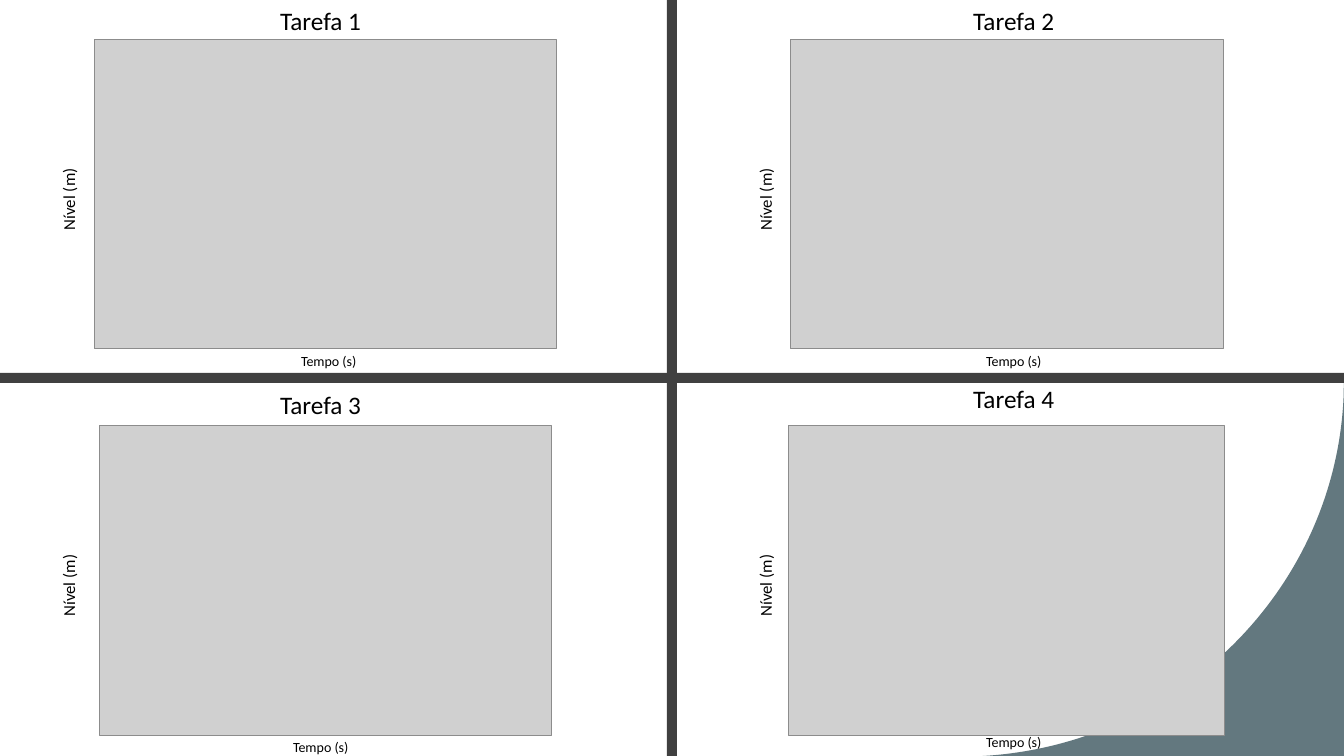
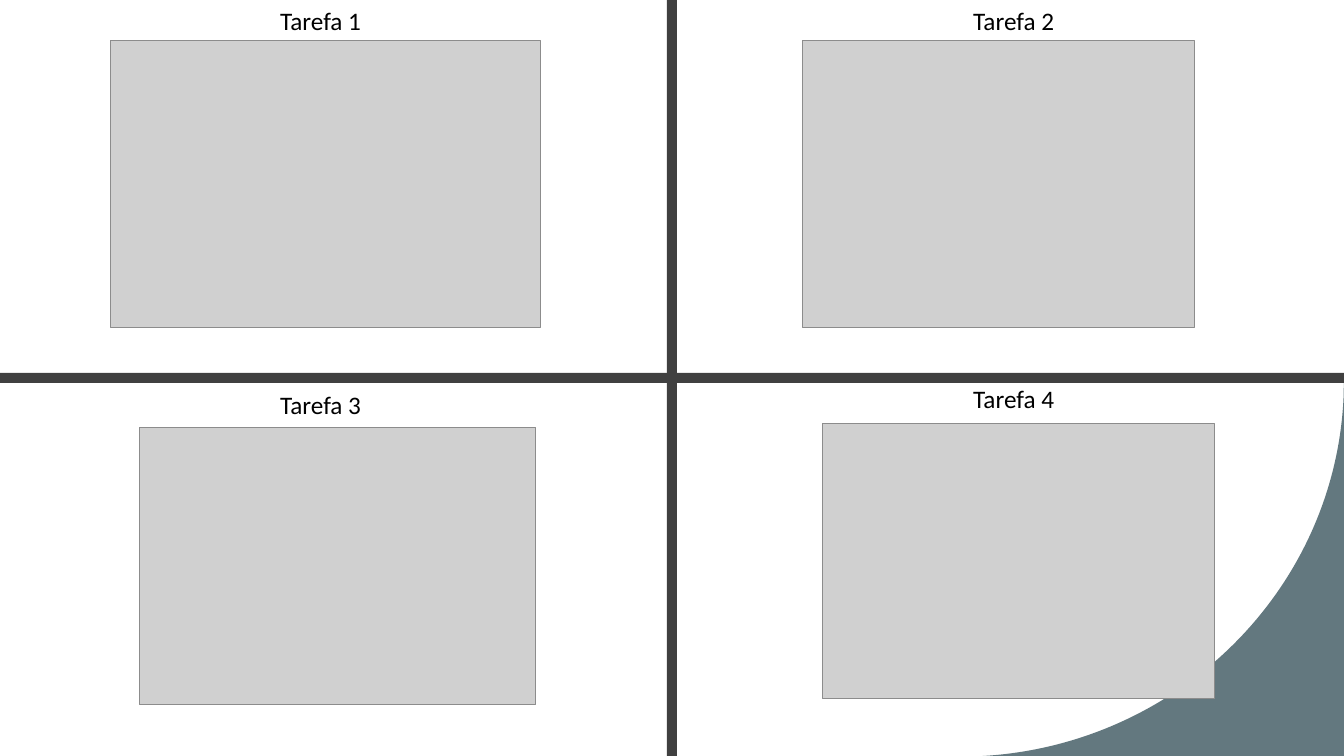
Before and after one commit to acorreia00/Matlab_CS, a slide deck: slide 5 of TP4/TP4 – Simulacao de Sistemas.pptx (slide 4 before the commit). Drawn at 1344x756 pixels with LibreOffice and Linux fonts; fonts in the diff are those of the drawing; grey boxes stand for pictures. Boxes give left, top, right and bottom in pixels: in the first picture for what was removed or moved away, otherwise in the second. Text is boxed around its words. In the diff, an @@ line names an element or a change of style, - is before the commit and + after.

```diff
--- a/TP4/TP4 – Simulacao de Sistemas.pptx
+++ b/TP4/TP4 – Simulacao de Sistemas.pptx
@@ picture resized from (x1=95, y1=39, x2=557, y2=349) to (x1=110, y1=40, x2=540, y2=327) @@
@@ picture resized from (x1=790, y1=39, x2=1223, y2=349) to (x1=803, y1=40, x2=1195, y2=327) @@
@@ text removed at (x1=59, y1=170, x2=79, y2=229) @@
-Nível (m)
@@ text removed at (x1=756, y1=170, x2=776, y2=229) @@
-Nível (m)
@@ text removed at (x1=301, y1=356, x2=356, y2=369) @@
-Tempo (s)
@@ text removed at (x1=986, y1=356, x2=1042, y2=369) @@
-Tempo (s)
@@ picture resized from (x1=100, y1=425, x2=552, y2=735) to (x1=139, y1=427, x2=535, y2=706) @@
@@ picture resized from (x1=788, y1=425, x2=1224, y2=735) to (x1=823, y1=423, x2=1214, y2=699) @@
@@ text removed at (x1=59, y1=557, x2=79, y2=615) @@
-Nível (m)
@@ text removed at (x1=756, y1=557, x2=776, y2=615) @@
-Nível (m)
@@ text removed at (x1=293, y1=742, x2=349, y2=755) @@
-Tempo (s)
@@ text removed at (x1=986, y1=735, x2=1042, y2=751) @@
-Tempo (s)
```
Also in this commit, not shown: 2 other slides changed, 1 slide added, 13 other files.
